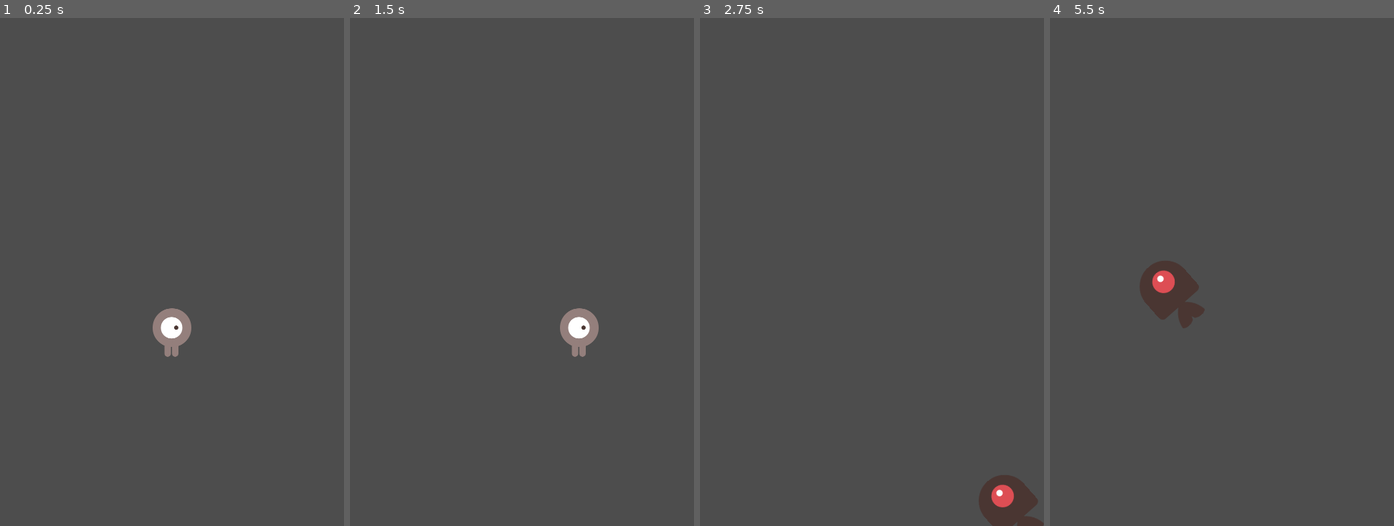
Above: before the commit, frames 1-4 (left to right).
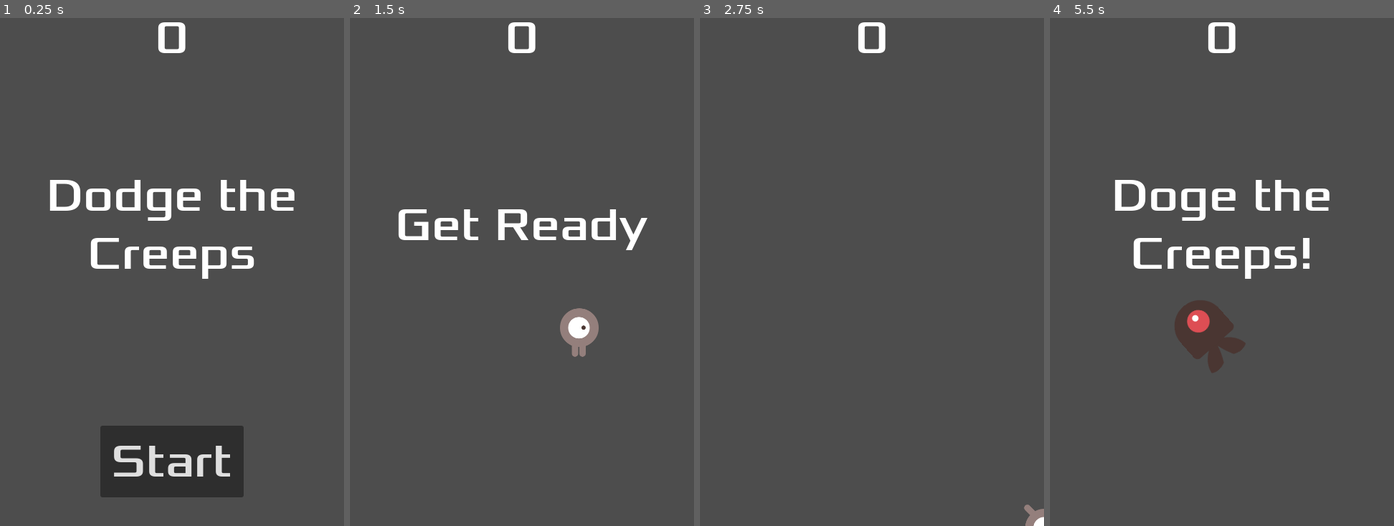
Above: after the commit, the same moments.

Repository: PlayerCodeDev/dodge-the-creeps
Game: Godot game, scene res://main.tscn
The game is run twice, just before and just after one commit, with the same random seed, the same clock (stepped at 60 frames per second) and the same inputs.
Inputs (mouse positions are in pixels of both pictures, inside the frame that each line leads up to):
- Up to frame 1 (0.25 s): no input
- Up to frame 2 (1.5 s): click (522, 459) at 0.5 s, where only the run after the commit has a clickable "Start"; tap Enter at 1.25 s; hold Right (move_right) from 1.28 s (still down)
- Up to frame 3 (2.75 s): release Right (move_right) at 2.03 s; hold Down (move_down) from 2.03 s (still down)
- Up to frame 4 (5.5 s): release Down (move_down) at 2.78 s; hold Right (move_right) 2.78-3.53 s; hold Up (move_up) 3.53-4.28 s; hold Left (move_left) from 4.28 s (still down)

The runs differ from the first frame. In frame 1, 9.8% of the frame differs, in the area x 14-86%, y 0-95%; in frame 2, 2.1%; in frame 3, 1.7%; in frame 4, 5.8%.

Commit message:
feat: agregar la interfaz de usuario y funiconalidad new_game()

Diff:
--- /dev/null
+++ b/hud.gd
@@ -0,0 +1,33 @@
+extends CanvasLayer
+signal start_game
+
+
+func show_message(text):
+	$Message.text = text
+	$Message.show()
+	$MessageTimer.start()
+
+
+func show_games_over():
+	show_message("Game Over")
+
+	await $MessageTimer.timeout
+
+	$Message.text = "Doge the Creeps!"
+	$Message.show()
+
+	await get_tree().create_timer(1.0).timeout
+	$StartButton.show()
+
+
+func update_score(score):
+	$ScoreLabel.text = str(score)
+
+
+func _on_start_button_pressed() -> void:
+	$StartButton.hide()
+	start_game.emit()
+
+
+func _on_message_timer_timeout() -> void:
+	$Message.hide()
--- /dev/null
+++ b/hud.tscn
@@ -0,0 +1,62 @@
+[gd_scene format=3 uid="uid://dwr0vx3lc1sxo"]
+
+[ext_resource type="Script" uid="uid://n8e6iv7236yb" path="res://hud.gd" id="1_64ctp"]
+[ext_resource type="FontFile" uid="uid://cey7q3ynda82r" path="res://fonts/Xolonium-Regular.ttf" id="2_8sq4i"]
+
+[node name="HUD" type="CanvasLayer" unique_id=1188216644]
+script = ExtResource("1_64ctp")
+
+[node name="ScoreLabel" type="Label" parent="." unique_id=40402887]
+anchors_preset = 10
+anchor_right = 1.0
+offset_bottom = 78.0
+grow_horizontal = 2
+size_flags_horizontal = 4
+theme_override_fonts/font = ExtResource("2_8sq4i")
+theme_override_font_sizes/font_size = 64
+text = "0"
+horizontal_alignment = 1
+vertical_alignment = 1
+metadata/_edit_use_anchors_ = true
+
+[node name="Message" type="Label" parent="." unique_id=770644675]
+anchors_preset = 8
+anchor_left = 0.5
+anchor_top = 0.5
+anchor_right = 0.5
+anchor_bottom = 0.5
+offset_left = -204.0
+offset_top = -180.0
+offset_right = 204.0
+offset_bottom = 60.0
+grow_horizontal = 2
+grow_vertical = 2
+theme_override_fonts/font = ExtResource("2_8sq4i")
+theme_override_font_sizes/font_size = 64
+text = "Dodge the Creeps"
+horizontal_alignment = 1
+vertical_alignment = 1
+autowrap_mode = 2
+
+[node name="StartButton" type="Button" parent="." unique_id=959508804]
+anchors_preset = 7
+anchor_left = 0.5
+anchor_top = 1.0
+anchor_right = 0.5
+anchor_bottom = 1.0
+offset_left = -100.0
+offset_top = -140.0
+offset_right = 100.0
+offset_bottom = -40.0
+grow_horizontal = 2
+grow_vertical = 0
+theme_override_fonts/font = ExtResource("2_8sq4i")
+theme_override_font_sizes/font_size = 64
+text = "Start"
+
+[node name="MessageTimer" type="Timer" parent="." unique_id=2131354944]
+wait_time = 2.0
+one_shot = true
+
+[connection signal="pressed" from="StartButton" to="." method="_on_start_button_pressed"]
+[connection signal="timeout" from="MessageTimer" to="." method="_on_message_timer_timeout"]
--- a/main.gd
+++ b/main.gd
@@ -1,21 +1,20 @@
 extends Node
 @export var mob_scene: PackedScene
 var score
-
-# Called when the node enters the scene tree for the first time.
-func _ready() -> void:
-	new_game()
 
 
 func games_over() -> void:
 	$ScoreTimer.stop()
 	$MobTimer.stop()
+	$HUD.show_games_over()
 
 
 func new_game():
 	score = 0
 	$Player.start($StartPosition.position)
 	$StartTimer.start()
+	$HUD.update_score(score)
+	$HUD.show_message("Get Ready")
 
 
 func _on_mob_timer_timeout() -> void:
@@ -44,6 +43,7 @@
 
 func _on_score_timer_timeout() -> void:
 	score += 1
+	$HUD.update_score(score)
 
 
 func _on_start_timer_timeout() -> void:
--- a/main.tscn
+++ b/main.tscn
@@ -3,6 +3,7 @@
 [ext_resource type="Script" uid="uid://df0gyi641250m" path="res://main.gd" id="1_h2yge"]
 [ext_resource type="PackedScene" uid="uid://cqt4t1hvcvmri" path="res://player.tscn" id="1_ig7tw"]
 [ext_resource type="PackedScene" uid="uid://beje2p3qswo04" path="res://mob.tscn" id="2_1bvp3"]
+[ext_resource type="PackedScene" uid="uid://dwr0vx3lc1sxo" path="res://hud.tscn" id="3_1bvp3"]
 
 [sub_resource type="Curve2D" id="Curve2D_lquwl"]
 _data = {
@@ -13,6 +14,8 @@
 [node name="main" type="Node" unique_id=1237985706]
 script = ExtResource("1_h2yge")
 mob_scene = ExtResource("2_1bvp3")
+
+[node name="HUD" parent="." unique_id=1188216644 instance=ExtResource("3_1bvp3")]
 
 [node name="Player" parent="." unique_id=1041509186 instance=ExtResource("1_ig7tw")]
 
@@ -33,6 +36,7 @@
 
 [node name="MobSpawnLocation" type="PathFollow2D" parent="MobPath" unique_id=1654533360]
 
+[connection signal="start_game" from="HUD" to="." method="new_game"]
 [connection signal="hit" from="Player" to="." method="games_over"]
 [connection signal="timeout" from="MobTimer" to="." method="_on_mob_timer_timeout"]
 [connection signal="timeout" from="ScoreTimer" to="." method="_on_score_timer_timeout"]
--- a/player.gd
+++ b/player.gd
@@ -7,6 +7,7 @@
 # Called when the node enters the scene tree for the first time.
 func _ready() -> void:
 	screen_size = get_viewport_rect().size
+	hide()
 
 # Called every frame. 'delta' is the elapsed time since the previous frame.
 func _process(delta: float) -> void:
Not shown, added: hud.gd.uid
